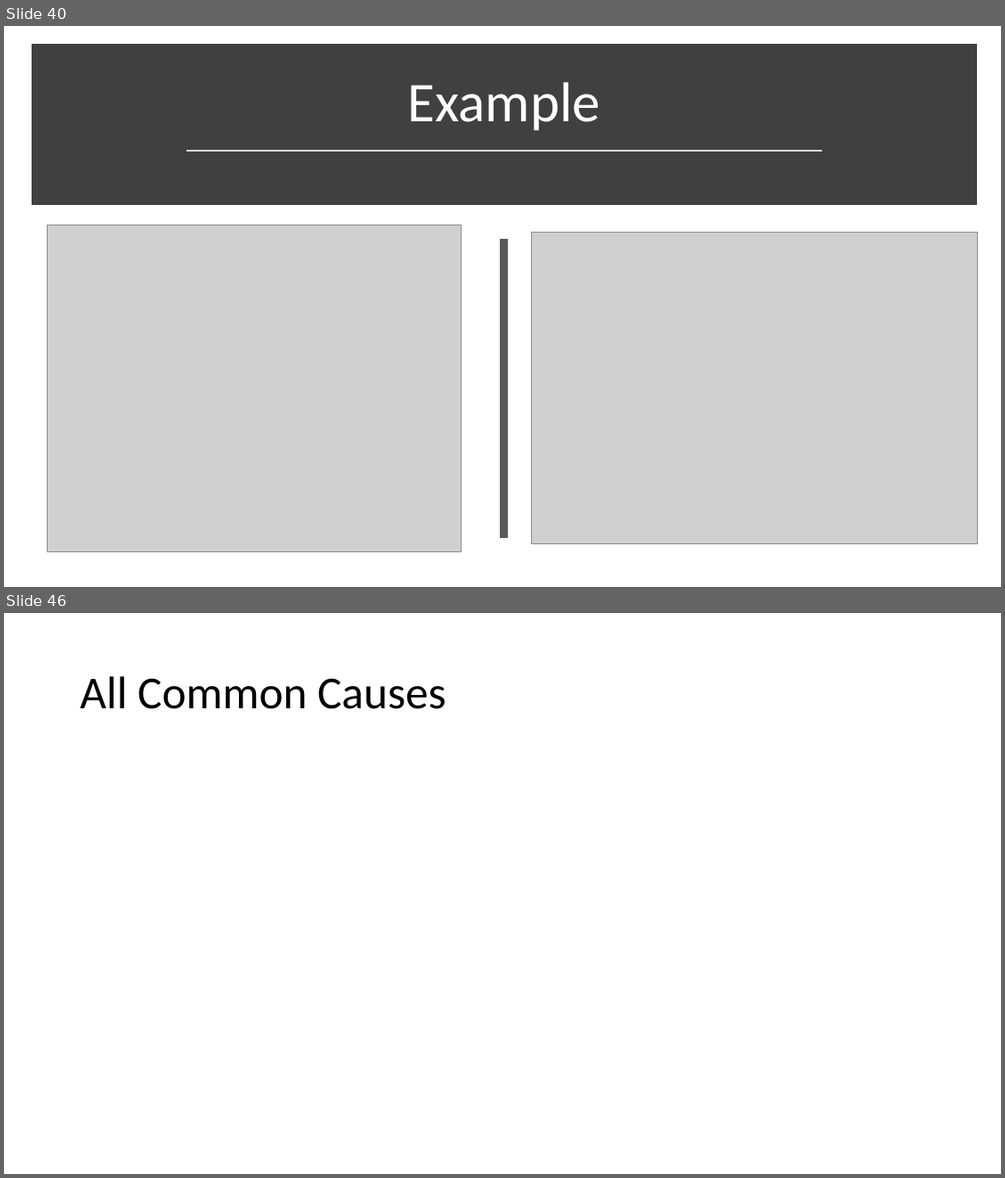
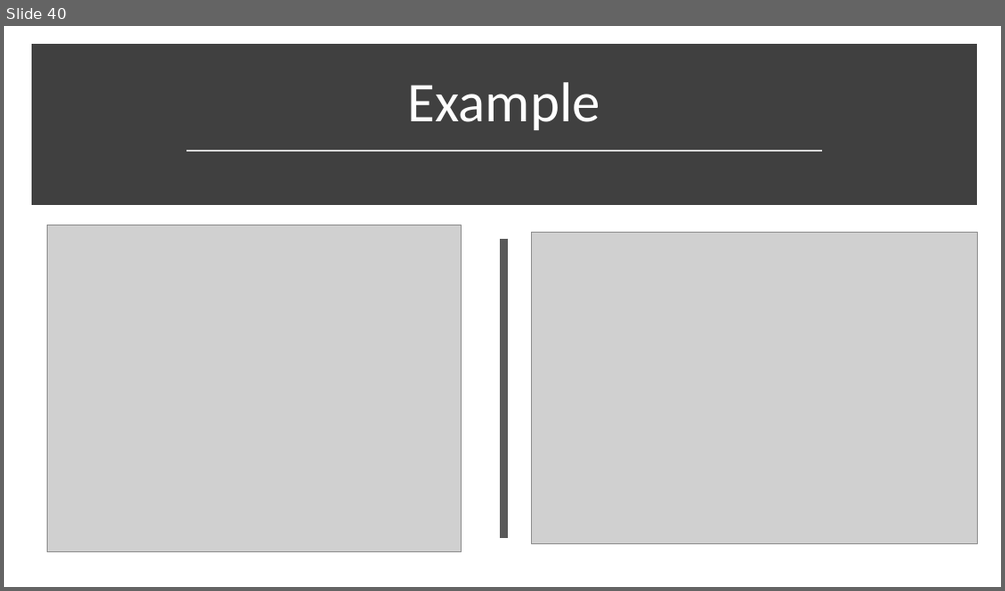
Before and after one commit to stanford-msande228/winter25, a slide deck: assets/presentations/MSANDE228_Lecture9_DAGs.pptx. Shown one above the other, each under a label of ours: slides 40 and 46 before the commit, slide 40 after it; the slides between them are not shown. The pictures are 1005x1178 and 1005x591 pixels, drawn with LibreOffice and Linux fonts; fonts in the diff are those of the drawing; grey boxes stand for pictures. Boxes give left, top, right and bottom in pixels: in the first picture for what was removed or moved away, otherwise in the second. Text is boxed around its words. In the diff, an @@ line names an element or a change of style, - is before the commit and + after.

```diff
--- a/assets/presentations/MSANDE228_Lecture9_DAGs.pptx
+++ b/assets/presentations/MSANDE228_Lecture9_DAGs.pptx
@@ slide 46 removed at <box>4,613,1001,1174</box>, background #FFFFFF @@
@@ title removed at <box>80,676,446,709</box> @@
-All Common Causes
```
Also in this commit, not shown: 23 other slides removed, 1 other file.
